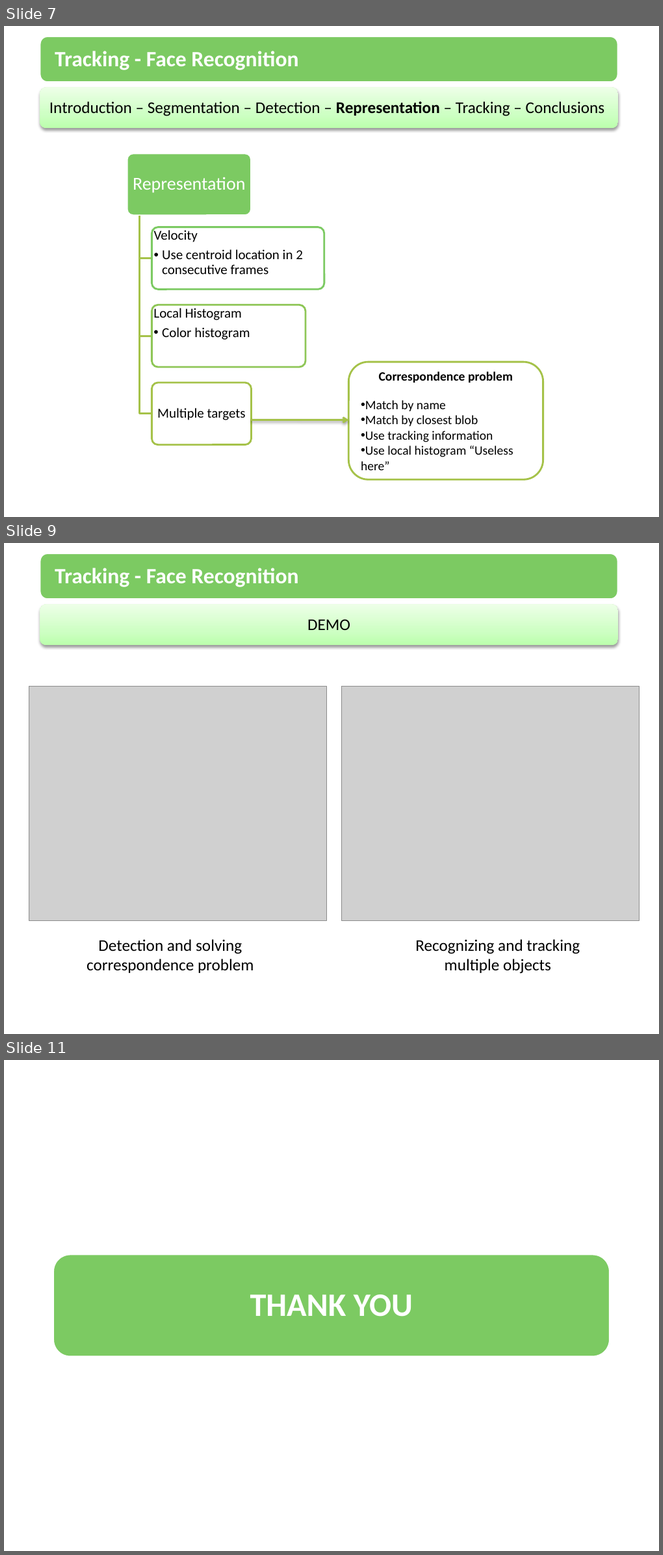
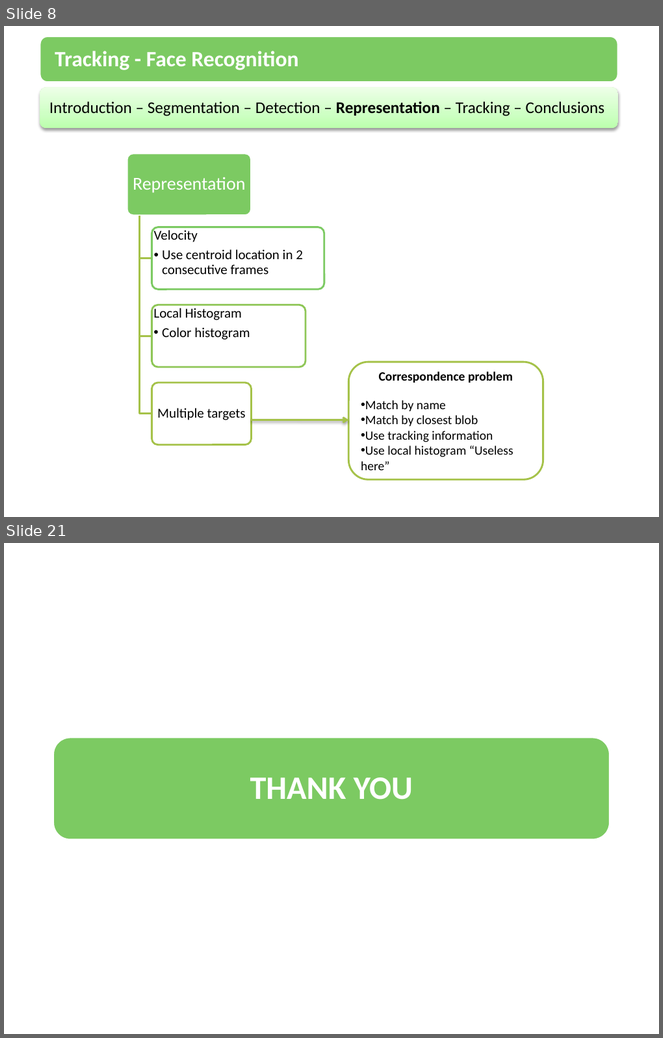
Before and after one commit to amounir86/mcvai-tracking, a slide deck: trunk/Presentation/Tracking.pptx. Shown one above the other, each under a label of ours: slides 7, 9 and 11 before the commit, slides 8 and 21 after it; the slides between them are not shown. The pictures are 663x1555 and 663x1038 pixels, drawn with LibreOffice and Linux fonts; fonts in the diff are those of the drawing; grey boxes stand for pictures. Boxes give left, top, right and bottom in pixels: in the first picture for what was removed or moved away, otherwise in the second. Text is boxed around its words. In the diff, an @@ line names an element or a change of style, - is before the commit and + after.

```diff
--- a/trunk/Presentation/Tracking.pptx
+++ b/trunk/Presentation/Tracking.pptx
@@ slide 9 removed at (x1=4, y1=543, x2=659, y2=1034), background #FFFFFF @@
@@ rounded rectangle removed at (x1=40, y1=553, x2=619, y2=600) @@
@@ text removed at (x1=55, y1=568, x2=298, y2=587) @@
-Tracking - Face Recognition
@@ rounded rectangle removed at (x1=40, y1=605, x2=619, y2=646) @@
@@ text removed at (x1=308, y1=619, x2=350, y2=630) @@
-DEMO
@@ picture removed at (x1=29, y1=687, x2=326, y2=921) @@
@@ picture removed at (x1=342, y1=687, x2=640, y2=921) @@
@@ text removed at (x1=87, y1=939, x2=254, y2=973) @@
-Detection and solving correspondence problem
@@ text removed at (x1=415, y1=939, x2=580, y2=974) @@
-Recognizing and tracking multiple objects
@@ what was slide 7 is now slide 8 @@
@@ what was slide 11 is now slide 21 @@
```
Also in this commit, not shown: 3 slides changed, 11 slides added.
